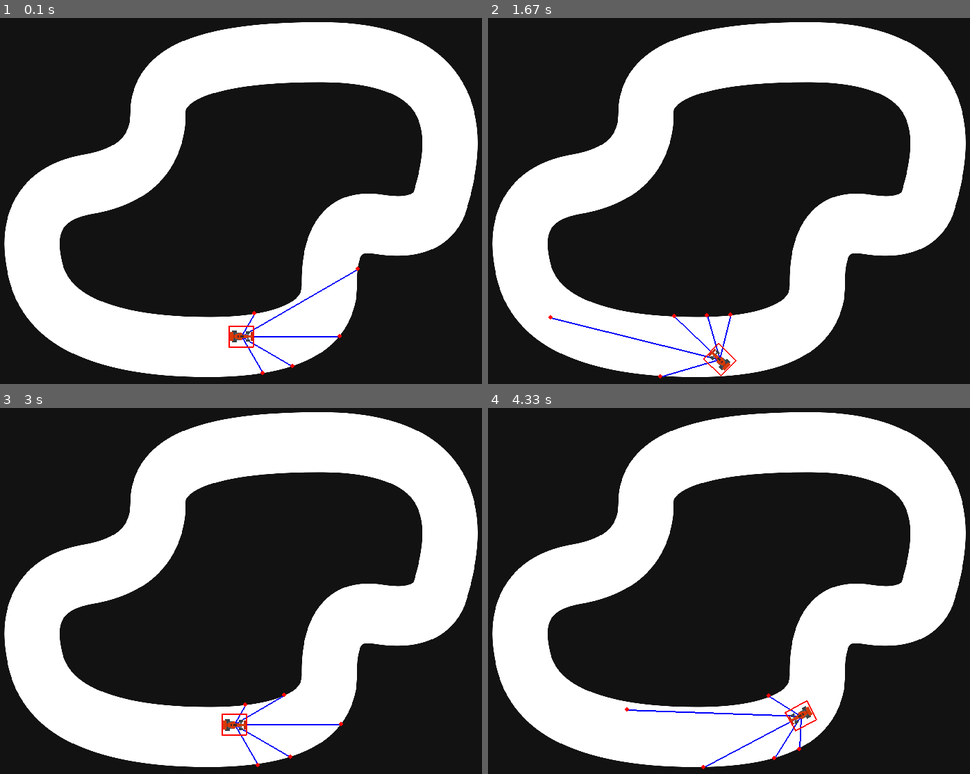
Above: before the commit, frames 1-4 (two rows, left to right).
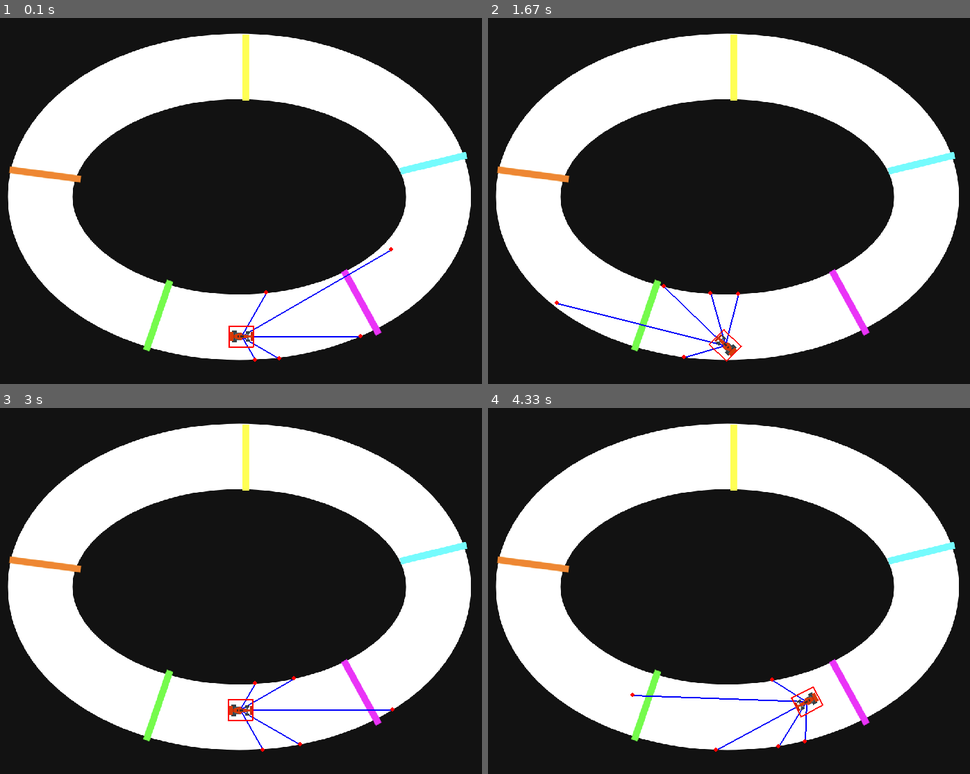
Above: after the commit, the same moments.

Repository: daniel06smith/CMPT310-Project
Game: pygame game, started from V2/racer.py
Same seed, same stepped clock (60 frames per second), same inputs: the game is played once before the commit and once after it.
Inputs:
- Up to frame 1 (0.1 s): no input
- Up to frame 2 (1.67 s): hold D 0.33-0.8 s; hold W 0.83-1.13 s; hold D 1.17-1.63 s
- Up to frame 3 (3 s): hold A 1.67-2.2 s; hold S 2.23-2.53 s; hold A 2.57-2.97 s
- Up to frame 4 (4.33 s): hold W 3-3.37 s; hold D 3.4-4.03 s; hold S from 4.07 s (still down)

The runs differ from the first frame. In frame 1, 35% of the frame differs, in the area x 0-100%, y 1-99%; in frame 2, 36%; in frame 3, 36%; in frame 4, 36%.

Commit message:
add checkpoints and rewards

Diff:
--- a/V2/car_lidar_env.py
+++ b/V2/car_lidar_env.py
@@ -16,6 +16,23 @@
         self.render_mode = render_mode
         self.track_num = track_num
 
+        self.checkpoint_colors = [
+        # colors used with eye drop tool
+        # (255, 0, 255),     # CP0: magenta
+        # (0, 255, 255),     # CP1: cyan
+        # (255, 255, 0),     # CP2: yellow
+        # (255, 128, 0),     # CP3: orange
+        # (0, 255, 0),       # CP4: green
+
+        # real colors
+        (234, 51, 247),     # CP0: magenta
+        (117, 251, 253),     # CP1: cyan
+        (255, 255, 84),     # CP2: yellow
+        (240, 156, 73),     # CP3: orange
+        (117, 251, 76),       # CP4: green
+        ]
+        self.current_checkpoint = 0
+
         if render_mode == "human":
             self.screen = pygame.display.set_mode((self.WIDTH, self.HEIGHT))
         else:
@@ -31,7 +48,7 @@
         self.car_w, self.car_h = self.car_image.get_size()
 
         # Define action and observation spaces
-        # Actions: [steer_left, steer_right, accelerate, brake]
+        # Actions: [steer_left, steer_right, accelerate]
         self.action_space = spaces.Discrete(3)
 
         # Observation: 5 LIDAR distances (normalized 0–1)
@@ -84,6 +101,39 @@
         readings = [self.cast_lidar(self.x, self.y, self.angle + a) / self.max_lidar for a in angles]
         return np.array(readings, dtype=np.float32)
 
+    def check_checkpoint_pixel(self):
+        # Get pixel under the car
+        cx, cy = int(self.x), int(self.y)
+        color = self.track.get_at((cx, cy))[:3]
+
+        expected_color = self.checkpoint_colors[self.current_checkpoint]
+        print("Pixel color at car:", color, "expected:", expected_color)
+
+        # If car touches correct checkpoint color → progress!
+        if self.color_close(color, expected_color):
+            self.current_checkpoint += 1
+
+            print(f"🚩 Hit checkpoint {self.current_checkpoint} at ({cx}, {cy})")
+
+            # Completed all checkpoints? → Lap!
+            if self.current_checkpoint >= len(self.checkpoint_colors):
+                print("🏁 Completed a LAP!")
+                self.current_checkpoint = 0
+                return "lap"
+
+            return "checkpoint"
+
+        return None
+
+    def color_close(self, c1, c2, tol=40):
+        return (
+            abs(c1[0] - c2[0]) <= tol and
+            abs(c1[1] - c2[1]) <= tol and
+            abs(c1[2] - c2[2]) <= tol
+        )
+
+
+
     # -----------------------------------
     # Core Gym methods
     # -----------------------------------
@@ -106,9 +156,6 @@
         elif action == 2:  # accelerate
             self.velocity_x += math.cos(math.radians(self.angle)) * self.acceleration
             self.velocity_y -= math.sin(math.radians(self.angle)) * self.acceleration
-        # elif action == 3:  # brake
-        #     self.velocity_x *= 0.9
-        #     self.velocity_y *= 0.9
 
         # Speed limiting + friction
         speed = math.sqrt(self.velocity_x**2 + self.velocity_y**2)
@@ -141,6 +188,15 @@
 
         if self.render_mode == "human":
             self.render()
+
+        # Checkpoints rewards
+        result = self.check_checkpoint_pixel()
+
+        if result == "checkpoint":
+            reward += 5.0      # strong reward for progress
+        elif result == "lap":
+            reward += 20.0     # huge reward for completing the track
+
 
         return obs, reward, terminated, truncated, info
 
--- a/V2/racer.py
+++ b/V2/racer.py
@@ -10,7 +10,7 @@
 clock = pygame.time.Clock()
 
 # --- Load assets ---
-track = pygame.image.load("track2.png").convert()
+track = pygame.image.load("track3.png").convert()
 track = pygame.transform.scale(track, (WIDTH, HEIGHT))
 
 car_image = pygame.image.load("car.png").convert_alpha()
@@ -72,6 +72,36 @@
         pygame.draw.circle(screen, (255, 0, 0), point, 3)
     return readings
 
+def check_checkpoint_pixel(x, y, track_surface, checkpoint_colors, current_checkpoint):
+    # Read pixel at car position
+    cx, cy = int(x), int(y)
+    color = track_surface.get_at((cx, cy))[:3]
+
+    expected_color = checkpoint_colors[current_checkpoint]
+    print("Pixel color at car:", color, "expected:", expected_color)
+
+    # Did we hit the expected checkpoint?
+    if color == expected_color:
+        print(f"🚩 Hit checkpoint {current_checkpoint} at ({cx}, {cy})")
+        current_checkpoint += 1
+
+        if current_checkpoint >= len(checkpoint_colors):
+            print("🏁 Completed a LAP!")
+            current_checkpoint = 0
+            return "lap", current_checkpoint
+
+        return "checkpoint", current_checkpoint
+
+    return None, current_checkpoint
+
+checkpoint_colors = [
+    (255, 0, 255),   # magenta checkpoint 0
+    (0, 255, 255),   # cyan checkpoint 1
+    (255, 255, 0),   # yellow checkpoint 2
+]
+
+current_checkpoint = 0
+
 # --- Game loop ---
 running = True
 while running:
@@ -114,6 +144,10 @@
     else:
         x, y = next_x, next_y
 
+    result, current_checkpoint = check_checkpoint_pixel(
+        x, y, track, checkpoint_colors, current_checkpoint
+    )
+
     # --- Draw everything ---
     screen.blit(track, (0, 0))
 
--- a/V2/run_car_agent.py
+++ b/V2/run_car_agent.py
@@ -6,7 +6,7 @@
 model = PPO.load("ppo_car_lidar")
 
 # Use human render to see it
-env = CarLidarEnv(render_mode="human", track_num=1)
+env = CarLidarEnv(render_mode="human", track_num=3)
 
 obs, _ = env.reset()
 done = False
--- a/V2/train_car_agent.py
+++ b/V2/train_car_agent.py
@@ -3,7 +3,7 @@
 from car_lidar_env import CarLidarEnv
 
 # Create env (no render for faster training)
-env = CarLidarEnv(render_mode='human')
+env = CarLidarEnv(render_mode='human', track_num=3)
 
 # Check compatibility
 check_env(env, warn=True)
@@ -20,7 +20,7 @@
 )
 
 # Train agent
-model.learn(total_timesteps=10_000)
+model.learn(total_timesteps=50_000)
 
 # Save model
 model.save("ppo_car_lidar")
Binary file added: V2/track3.png
Binary file added: V2/track4.png
Not shown, added: V2/.DS_Store
